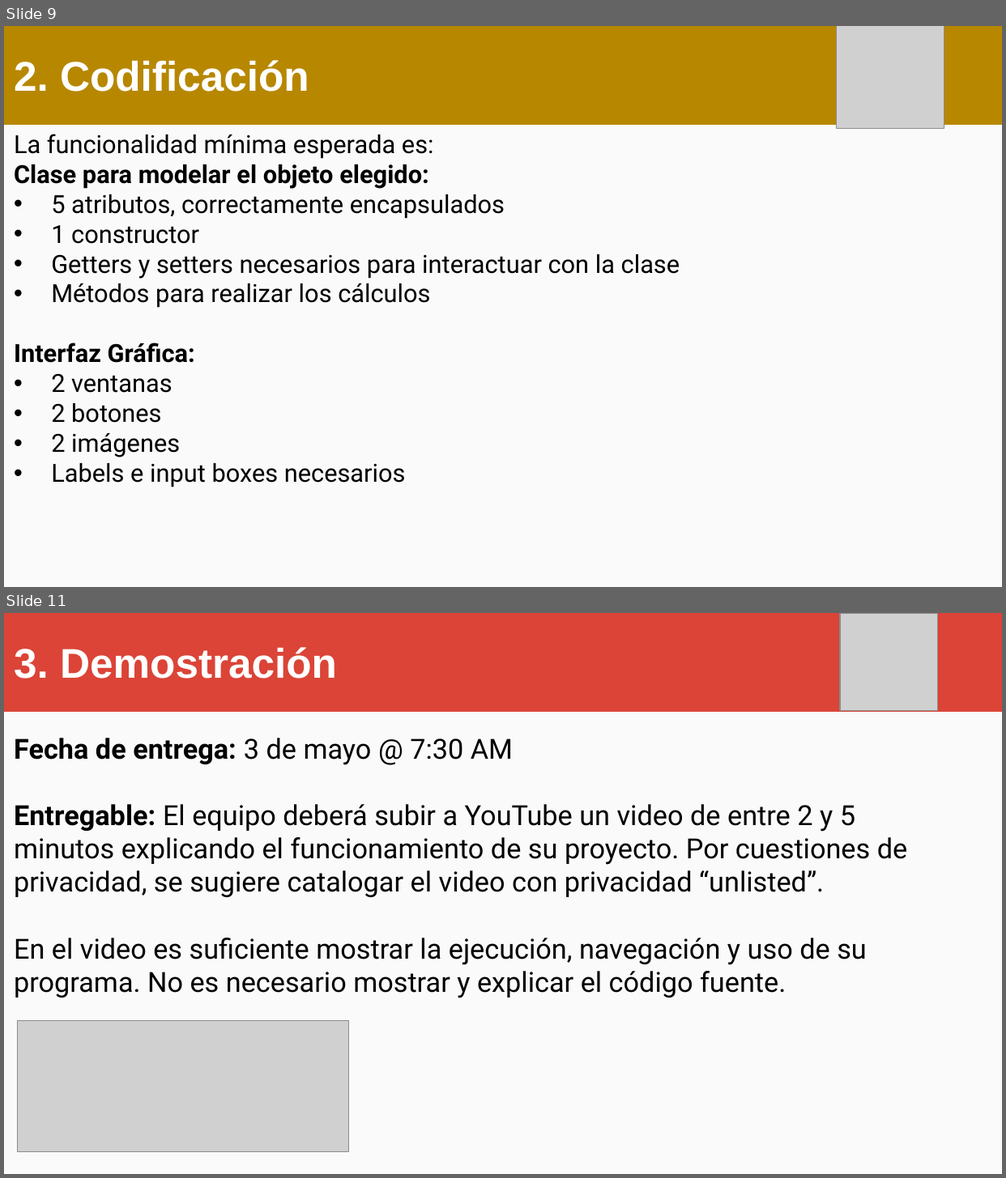
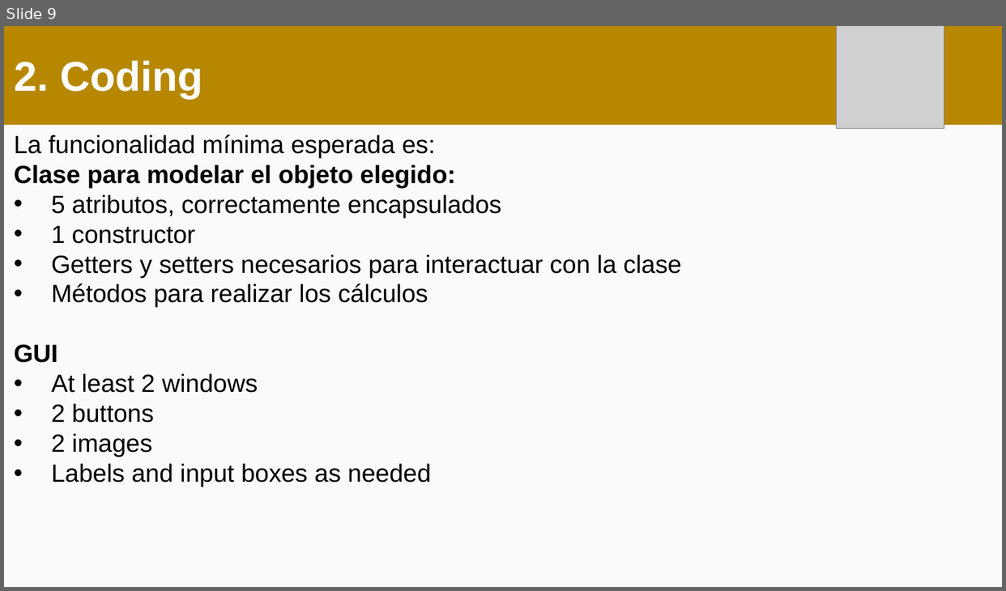
Before and after one commit to OMardil/CS2_2024_EN, a slide deck: PROYECTO/01 Medium Level/PROY_M00.pptx. Shown one above the other, each under a label of ours: slides 9 and 11 before the commit, slide 9 after it; the slides between them are not shown. The pictures are 1006x1178 and 1006x591 pixels, drawn with LibreOffice and Linux fonts; fonts in the diff are those of the drawing; grey boxes stand for pictures. Boxes give left, top, right and bottom in pixels: in the first picture for what was removed or moved away, otherwise in the second. Text is boxed around its words. In the diff, an @@ line names an element or a change of style, - is before the commit and + after.

```diff
--- a/PROYECTO/01 Medium Level/PROY_M00.pptx
+++ b/PROYECTO/01 Medium Level/PROY_M00.pptx
@@ slide 11 removed at (4,613,1002,1174), background #FAFAFA @@
@@ rectangle removed at (4,613,1002,711) @@
-3. Demostración
@@ picture removed at (840,613,938,711) @@
@@ text removed at (14,738,907,999) @@
-Fecha de entrega: 3 de mayo @ 7:30 AM
-Entregable: El equipo deberá subir a YouTube un video de entre 2 y 5 minutos explicando el funcionamiento de su proyecto. Por cuestiones de privacidad, se sugiere catalogar el video con privacidad “unlisted”.
-En el video es suficiente mostrar la ejecución, navegación y uso de su programa. No es necesario mostrar y explicar el código fuente.
@@ picture removed at (17,1021,348,1153) @@
@@ slide 9 changed as well @@
@@ text in rectangle at (14,60,202,99): text changed @@
-2. Codificación
+2. Coding
@@ text at (14,135,682,307): font Roboto to Arial in "La funcionalidad mínima esperada es:", "Clase para modelar el objeto elegido:", "5 atributos, correctamente encapsulados", "1 constructor" and 2 more places @@
@@ text at (14,344,431,487): text changed; font Roboto to Arial @@
-Interfaz Gráfica:
-• 2 ventanas
-• 2 botones
-• 2 imágenes
-• Labels e input boxes necesarios
+GUI
+• At least 2 windows
+• 2 buttons
+• 2 images
+• Labels and input boxes as needed
```
Also in this commit, not shown: 2 other slides changed, 9 slides added, 9 other slides removed.
